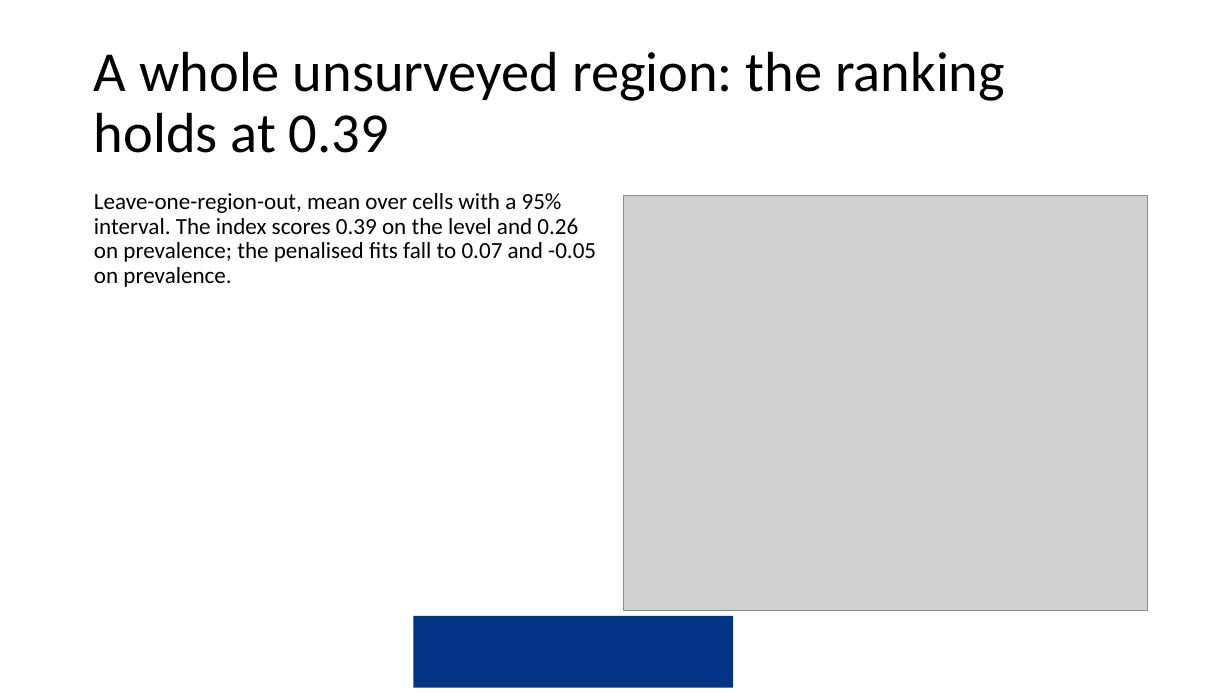
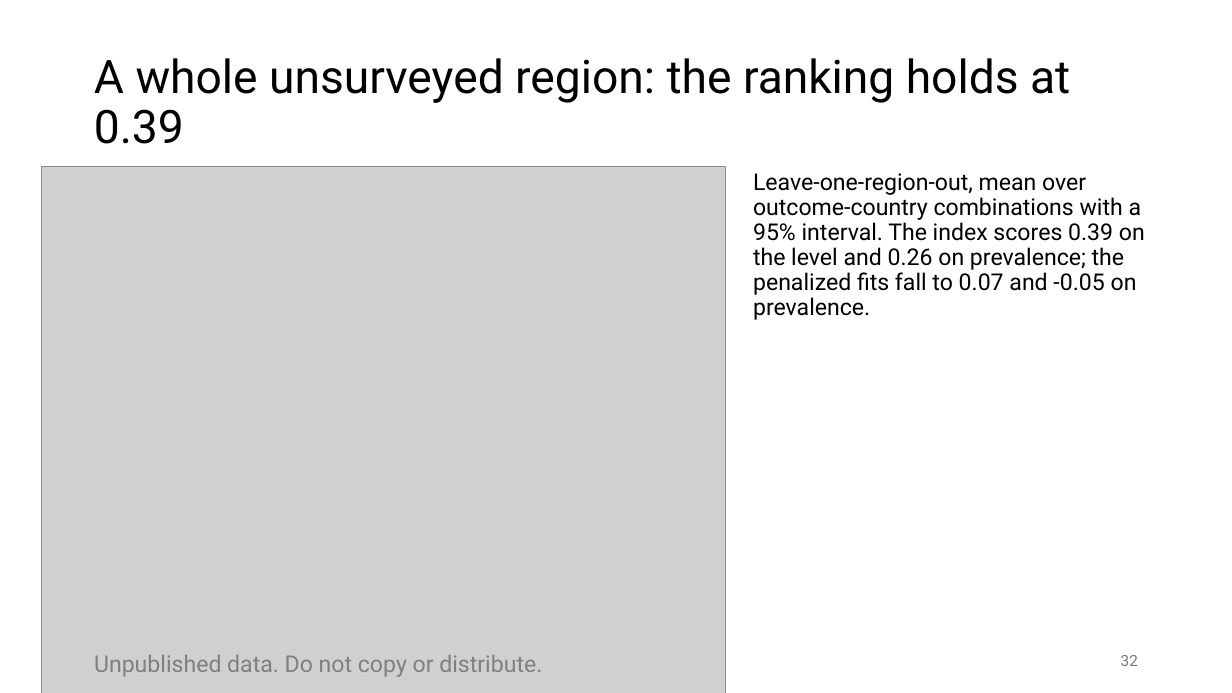
Before and after one commit to amertens/mn-prediction, a slide deck: slide 32 of docs/slides/MN-proxy-full-talk-2026-09.pptx (slide 31 before the commit). Drawn at 1232x693 pixels with LibreOffice and Linux fonts; fonts in the diff are those of the drawing; grey boxes stand for pictures; background and template pictures are left out. Boxes give left, top, right and bottom in pixels: in the first picture for what was removed or moved away, otherwise in the second. Text is boxed around its words. In the diff, an @@ line names an element or a change of style, - is before the commit and + after.

```diff
--- a/docs/slides/MN-proxy-full-talk-2026-09.pptx
+++ b/docs/slides/MN-proxy-full-talk-2026-09.pptx
@@ title "A whole unsurveyed region: the ..." at [94, 58, 1070, 144]: size 44 to 36 pt, font Calibri to Roboto @@
@@ picture added at [42, 166, 726, 693] @@
@@ text at [753, 173, 1145, 320]: text changed; font Calibri to Roboto @@
-Leave-one-region-out, mean over cells with a 95% interval. The index scores 0.39 on the level and 0.26 on prevalence; the penalised fits fall to 0.07 and -0.05 on prevalence.
+Leave-one-region-out, mean over outcome-country combinations with a 95% interval. The index scores 0.39 on the level and 0.26 on prevalence; the penalized fits fall to 0.07 and -0.05 on prevalence.
@@ picture removed at [624, 195, 1148, 611] @@
@@ rectangle removed at [413, 616, 733, 689] @@
@@ text added at [94, 655, 542, 677], 18 pt, text #808080 @@
+Unpublished data. Do not copy or distribute.
@@ page number added at [1121, 655, 1138, 666], 12 pt, text #797979 @@
+32
```
Also in this commit, not shown: 68 other slides changed, 23 slides added, 30 slides removed, 22 other files.
